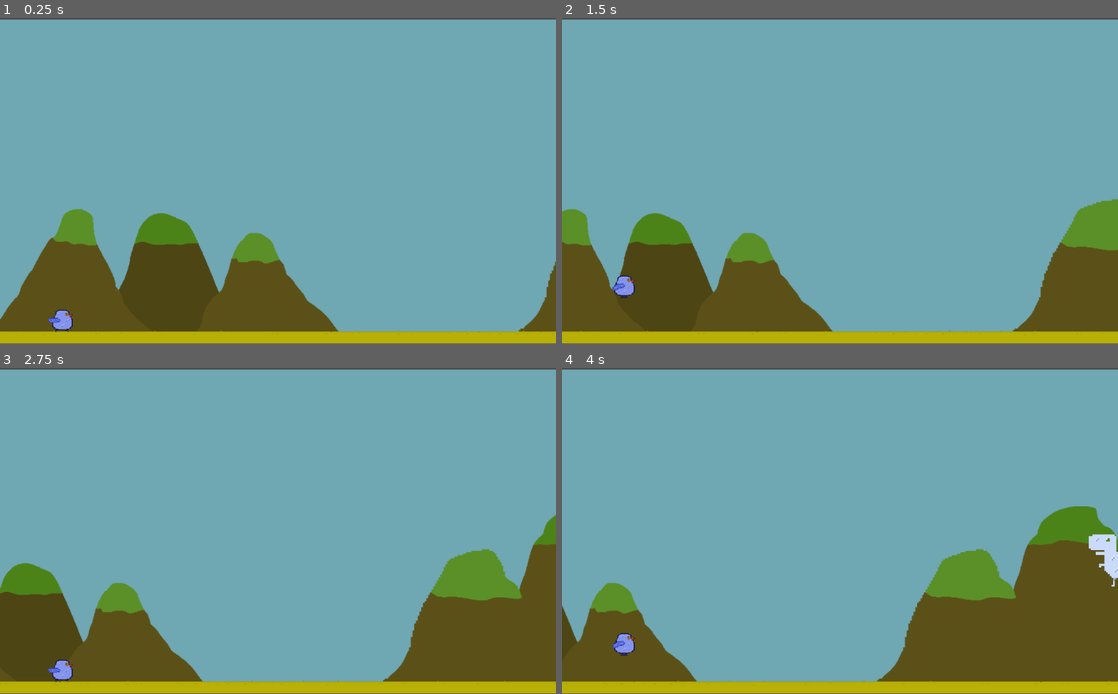
Above: before the commit, frames 1-4 (two rows, left to right).
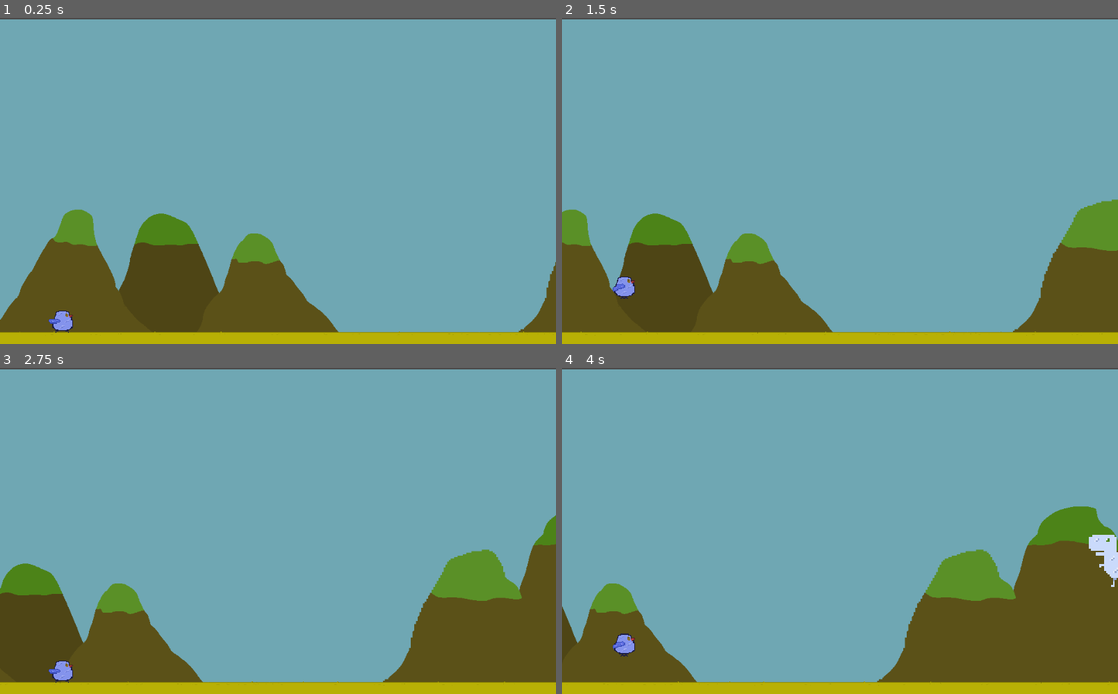
Above: after the commit, the same moments.

Repository: Yasar-DSC/Dino-Game-Team-Beta
Game: Godot game, scene res://Scenes/Node2D.tscn
Same seed, same stepped clock (60 frames per second), same inputs: the game is played once before the commit and once after it.
Inputs:
- Up to frame 1 (0.25 s): no input
- Up to frame 2 (1.5 s): tap Space (jump) at 0.77 s
- Up to frame 3 (2.75 s): tap Space (jump) at 1.52 s
- Up to frame 4 (4 s): tap Space (jump) at 3.02, 3.77 s
In our replay, the window is 800x468 before the commit and 800x469 after it. These sizes can differ from the game's own. Grey fills any space a smaller window leaves; there, only what the larger window draws over its background counts as a difference.

The runs differ from the first frame. In frame 1, 1.0% of the frame differs, in the area x 0-100%, y 0-97%; in frame 2, 1.0%; in frame 3, 1.0%; in frame 4, 1.1%, in the area x 0-100%, y 0-98%.

Commit message:
Cactus Assets

Diff:
--- a/DinoGame/Scenes/Cloud.tscn
+++ b/DinoGame/Scenes/Cloud.tscn
@@ -9,7 +9,6 @@
 script = ExtResource( 2 )
 
 [node name="VisibilityNotifier2D" type="VisibilityNotifier2D" parent="."]
-visible = false
 position = Vector2( -1.5, -0.500001 )
 scale = Vector2( 1.45, 1.55 )
 
--- a/DinoGame/Scenes/Node2D.tscn
+++ b/DinoGame/Scenes/Node2D.tscn
@@ -52,4 +52,7 @@
 wait_time = 2.0
 autostart = true
 
+[node name="Camera2D" type="Camera2D" parent="."]
+offset = Vector2( 512, 300 )
+
 [connection signal="timeout" from="CloudSpawner/CloudTimer" to="CloudSpawner" method="_on_CloudTimer_timeout"]
--- a/DinoGame/project.godot
+++ b/DinoGame/project.godot
@@ -13,6 +13,11 @@
 config/name="Dino Game"
 run/main_scene="res://Scenes/Node2D.tscn"
 config/icon="res://icon.png"
+
+[display]
+
+window/stretch/mode="2d"
+window/stretch/aspect="expand"
 
 [gui]
 
Binary file added: DinoGame/Assets/engel.png
Not shown, added: DinoGame/Assets/engel.png.import
Binary file added: DinoGame/Assets/çalı.png
Not shown, added: DinoGame/Assets/çalı.png.import
